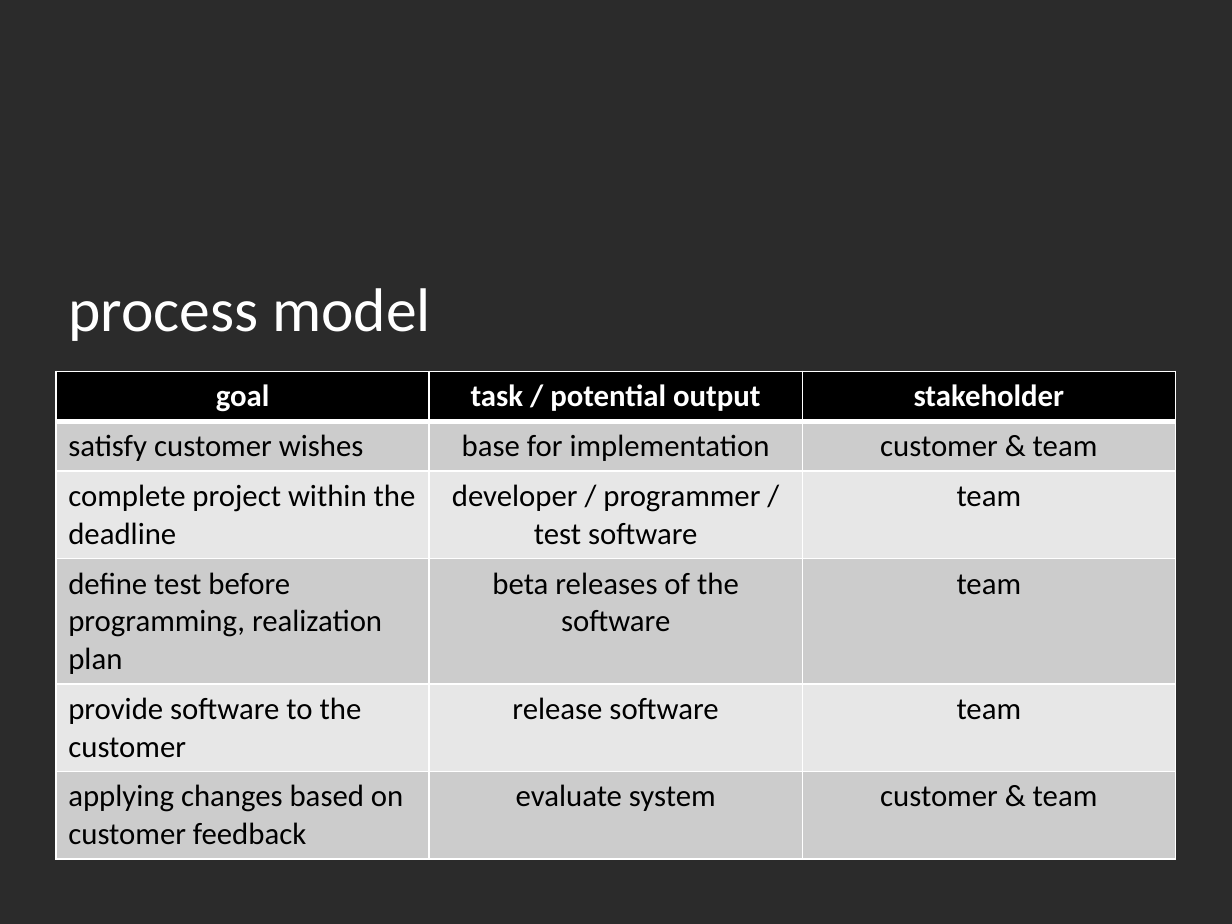
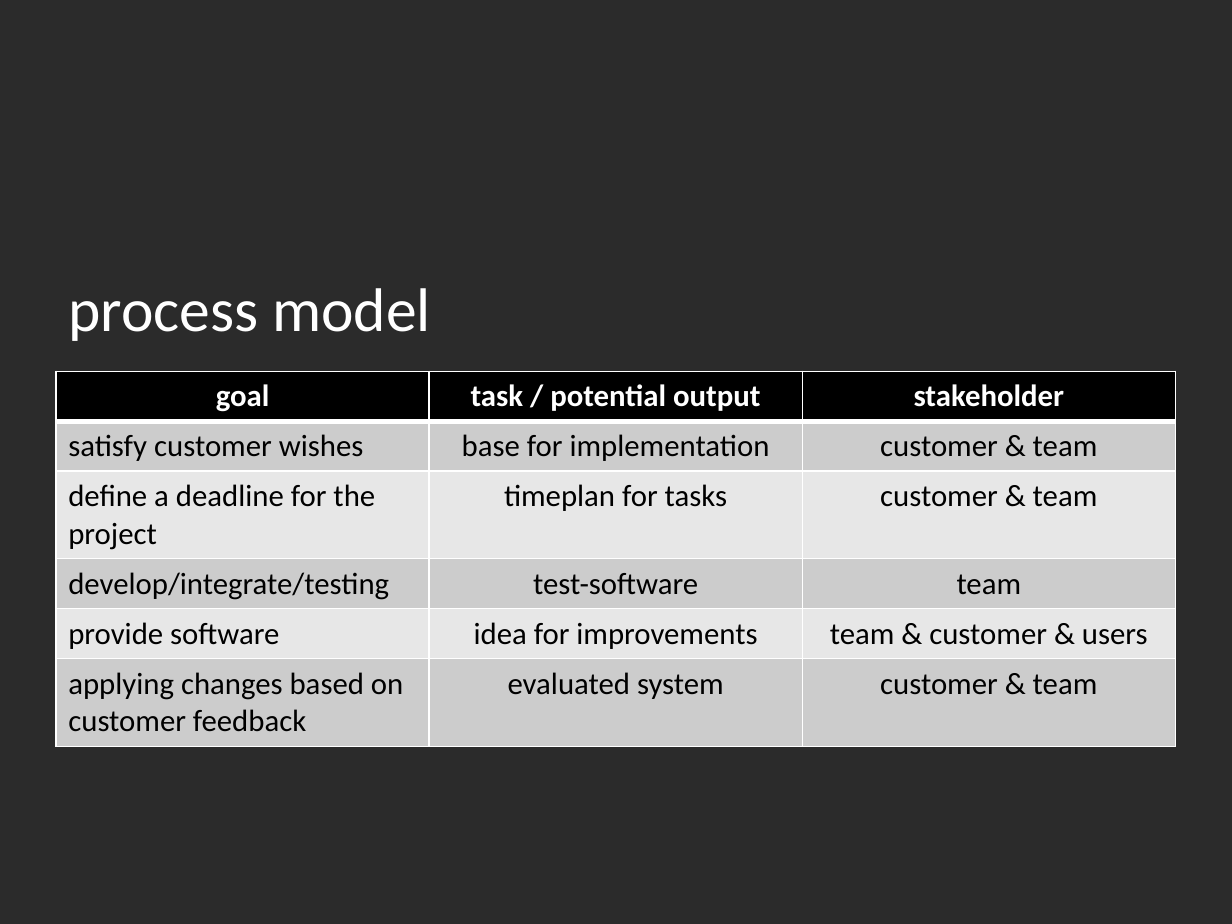
Before and after one commit to hirsp4/ch.bfh.btx8081.w2013.blue, a slide deck: slide 5 of ch.bfh.btx8081.w2013.blue/doc/task02/task02.pptx. Drawn at 1232x924 pixels with LibreOffice and Linux fonts; fonts in the diff are those of the drawing; background and template pictures are left out; a plain dark background stands for a picture behind light text. Boxes give left, top, right and bottom in pixels: in the first picture for what was removed or moved away, otherwise in the second. Text is boxed around its words. In the diff, an @@ line names an element or a change of style, - is before the commit and + after.

Commit message:
Rafael Kapp als Ansprechpartner wurde rausgenommen, war ja nicht die aufgabe. Einige kleine veränderungen in der ppt bezüglich des XP-Plans, war teilweise falsch oder unverständlich.

```diff
--- a/ch.bfh.btx8081.w2013.blue/doc/task02/task02.pptx
+++ b/ch.bfh.btx8081.w2013.blue/doc/task02/task02.pptx
@@ table at box(55, 371, 1175, 743) @@
-row 3: complete project within the deadline | developer / programmer / test software | team
+row 3: define a deadline for the project | timeplan for tasks | customer & team
-row 4, column 1: define test before programming, realization plan
+row 4, column 1: develop/integrate/testing
-row 4, column 2: beta releases of the software
+row 4, column 2: test-software
-row 5: provide software to the customer | release software | team
+row 5: provide software | idea for improvements | team & customer & users
-row 6, column 2: evaluate system
+row 6, column 2: evaluated system
```
Also in this commit, not shown: 1 other file.
